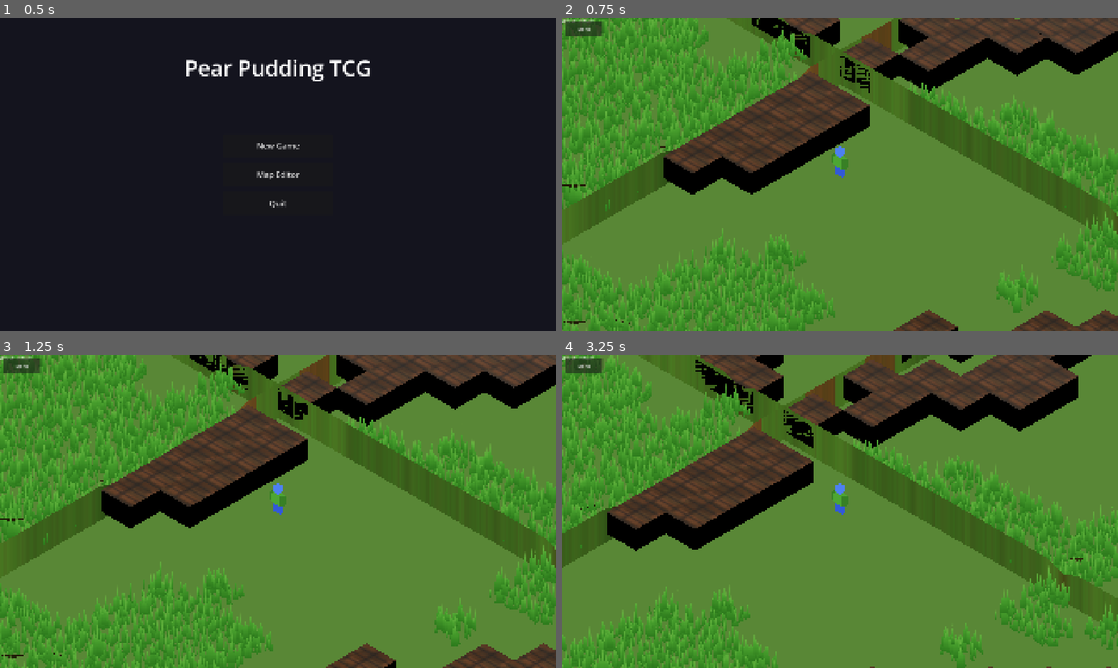
Above: before the commit, frames 1-4 (two rows, left to right).
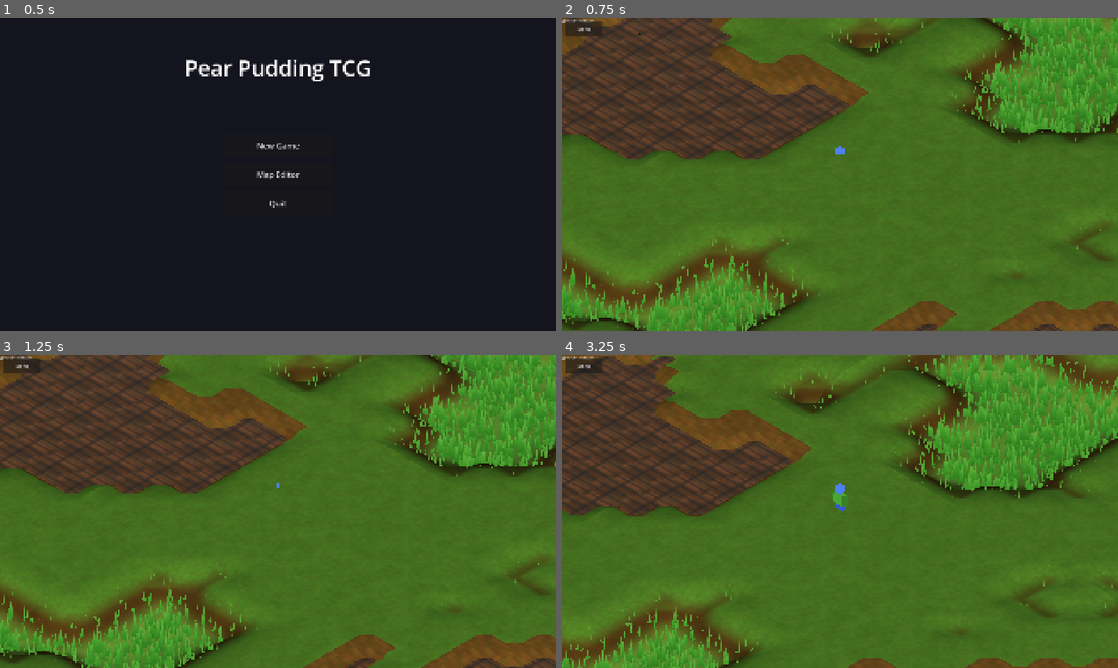
Above: after the commit, the same moments.

Repository: ChrisPauly97/pear-pudding-godot
Game: Godot game, scene res://scenes/ui/MenuScene.tscn
Two runs of this game, one before a commit and one after it. Both use one fixed random seed, a clock stepped at 60 frames per second and the inputs below.
Inputs (mouse positions are in pixels of both pictures, inside the frame that each line leads up to):
- Up to frame 1 (0.5 s): no input
- Up to frame 2 (0.75 s): click "New Game" at 0.5 s
- Up to frame 3 (1.25 s): no input
- Up to frame 4 (3.25 s): click "Menu" at 1.25 s; click "New Game" at 2 s; tap Enter at 2.75 s; move the mouse to (962, 495) at 2.77 s; hold D (move_right) from 2.78 s (still down); hold E (interact) from 2.78 s (still down); click (962, 495) at 2.92 s; tap Space (jump) at 3.02 s

Frame 1 is identical in both runs. In frame 2, 65% of the frame differs, in the area x 0-100%, y 0-100%; in frame 3, 64%; in frame 4, 65%.

Commit message:
Fix terrain not rendering: use consistent noise seed across chunks
The root cause of grey gaps was per-chunk noise seeds in InfiniteWorldGen.
Each chunk created a FastNoiseLite with a different seed derived from chunk
coordinates, so the noise field was discontinuous at chunk boundaries. This
caused abrupt terrain type transitions — walls/grass/hills didn't connect
across chunks, creating fragmented terrain islands with grey background
showing between them.

Fix: use world_seed directly for all chunks so the simplex noise field is
continuous. Per-chunk seeds are still used for entity placement (enemies,
chests) where discontinuity is fine.

Also add cull_disabled to terrain shader to prevent backface culling on
steep hill slopes viewed from the isometric camera angle.

https://claude.ai/code/session_016oqkWS5h5C7RQZ9ZgLiyCV

Diff:
--- a/assets/shaders/terrain.gdshader
+++ b/assets/shaders/terrain.gdshader
@@ -1,5 +1,5 @@
 shader_type spatial;
-render_mode unshaded;
+render_mode unshaded, cull_disabled;
 
 // Vertex colour R channel: 0.0 = flat grass, 1.0 = hill plateau top.
 // Normals are computed from the height field and baked into the mesh.
--- a/game_logic/world/InfiniteWorldGen.gd
+++ b/game_logic/world/InfiniteWorldGen.gd
@@ -32,7 +32,9 @@
 
 	var noise := FastNoiseLite.new()
 	noise.noise_type = FastNoiseLite.TYPE_SIMPLEX_SMOOTH
-	noise.seed = _chunk_seed(p_cx, p_cz, world_seed)
+	# Use world_seed directly so the noise field is continuous across all chunks.
+	# Per-chunk seeds broke continuity, causing abrupt terrain transitions at borders.
+	noise.seed = world_seed
 	noise.frequency = NOISE_FREQ
 
 	for lz in range(CHUNK_SIZE):
